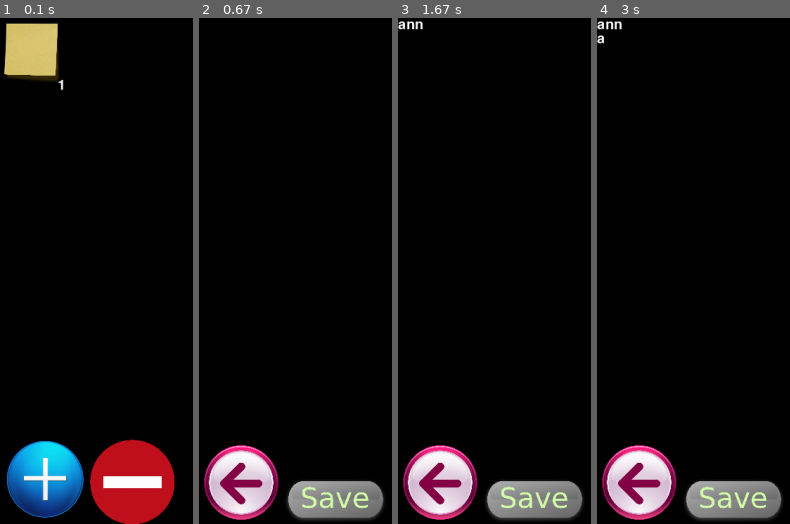
Above: before the commit, frames 1-4 (left to right).
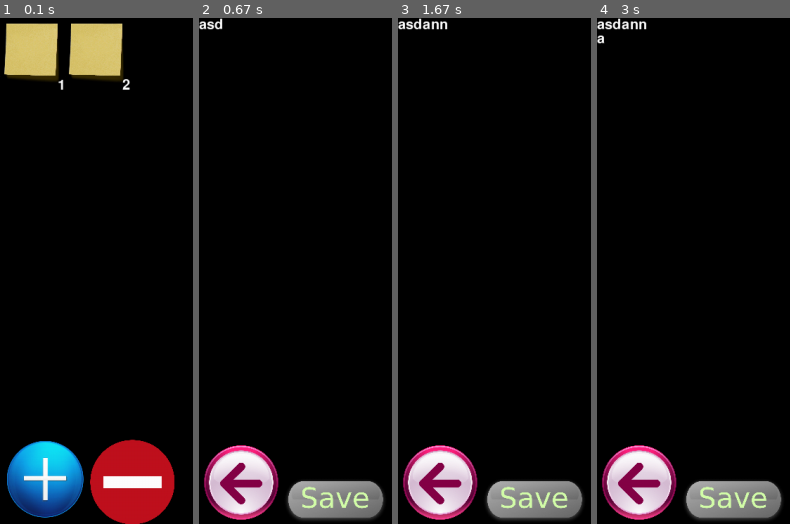
Above: after the commit, the same moments.

Repository: killerzman/pygame-pynotes
Game: pygame game, started from pynotes.py
Same seed, same stepped clock (60 frames per second), same inputs: the game is played once before the commit and once after it.
Inputs (mouse positions are in pixels of both pictures, inside the frame that each line leads up to):
- Up to frame 1 (0.1 s): no input
- Up to frame 2 (0.67 s): click (231, 53) at 0.38 s, where only the run after the commit has a clickable "asd"
- Up to frame 3 (1.67 s): type "a" at 0.67 s; type "n" at 1.03 s; type "n" at 1.4 s
- Up to frame 4 (3 s): tap Enter at 1.8, 2.98 s; type "a" at 2.15 s

The runs differ from the first frame. In frame 1, 3.1% of the frame differs, in the area x 35-68%, y 0-15%; in frame 2, 0.2%; in frame 3, 0.3%; in frame 4, 0.3%.

Commit message:
dirs organizing & checking for good notes

Diff:
--- a/pynotes.py
+++ b/pynotes.py
@@ -1,6 +1,7 @@
 import json
 import datetime
-import os.path
+import os
+import re
 
 import pygame
 import pygame.locals
@@ -23,17 +24,17 @@
 	def from_json(self):
 		self.data = json.loads(self.json)
 
-	def save_to_file(self, number = None):
-		if number:
-			with open(str(number) + '.dat', 'w') as outfile:
+	def save_to_file(self, path = None):
+		if path:
+			with open(str(path) + str(self.number) + '.dat', 'w') as outfile:
 				json.dump(self.json, outfile)
 		else:
 			with open(str(self.number) + '.dat', 'w') as outfile:
 				json.dump(self.json, outfile)
 
-	def load_from_file(self, number = None):
-		if number:
-			with open(str(number) + '.dat') as json_file:
+	def load_from_file(self, path = None):
+		if path:
+			with open(str(path) + '.dat') as json_file:
 				self.json = json.load(json_file)
 		else:
 			with open(str(self.number) + '.dat') as json_file:
@@ -64,18 +65,18 @@
 		self.set_curr_interface()
 
 	def main_interface_init(self):
-		self.images = {"note":Image("postitnote.png",1/6,1/6), "add":Image("plusbutton.png",1/2,1/2), "remove":Image("minusbutton.png",1/5,1/5)}
+		self.images = {"note":Image("_img/postitnote.png",1/6,1/6), "add":Image("_img/plusbutton.png",1/2,1/2), "remove":Image("_img/minusbutton.png",1/5,1/5)}
 
 		self.noteRows = 6
 		self.noteColumns = 6
-		self.noteCurrent = 1
+		self.noteCurrent = notes_check()
 
 	def main_interface(self):
 		self.noteTexts = []
 		self.noteImages = []
 
 		for i in range(self.noteCurrent):
-			self.noteImages.append(Image("postitnote.png",1/6,1/6))
+			self.noteImages.append(Image("_img/postitnote.png",1/6,1/6))
 
 		for i in range(self.noteRows):
 			for j in range(self.noteColumns):
@@ -95,13 +96,13 @@
 		self.windowObject.draw_image(self.images["remove"])
 
 	def note_interface_init(self):
-		self.images = {"back":Image("backbutton.png",1/6,1/6), "save":Image("savebutton.png",1/4,1/4)}
+		self.images = {"back":Image("_img/backbutton.png",1/6,1/6), "save":Image("_img/savebutton.png",1/4,1/4)}
 		self.noteString = ""
 		if self.args:
 			self.noteIndex = self.args[0]
-			if os.path.isfile(str(self.noteIndex) + '.dat'):
+			if os.path.isfile("_notes/" + str(self.noteIndex) + '.dat'):
 				noteobj = NoteObject()
-				noteobj.load_from_file(self.noteIndex)
+				noteobj.load_from_file("_notes/" + str(self.noteIndex))
 				noteobj.from_json()
 				self.noteString = noteobj.data['text']
 			self.args = None
@@ -219,10 +220,32 @@
 def update_all():
 	pygame.display.flip()
 
+def notes_check():
+	path = "_notes/"
+	filesList = os.listdir(path)
+	jsonList = []
+	goodNotes = 0
+	for f in filesList:
+		if re.search("^\d+.dat", f):
+			with open(path + f) as json_file:
+				try:
+					jsonF = json.load(json_file)
+					jsonList.append(jsonF)
+				except ValueError:
+					pass
+	for j in jsonList:
+		try:
+			jUnpak = json.loads(j)
+			if len(jUnpak) == len(NoteObject.attributes) and all(jUnpak[attr] for attr in NoteObject.attributes) and all(attr for attr in NoteObject.attributes):
+				goodNotes += 1
+		except:
+			pass
+	return goodNotes
+
 def main():
 	running = init()
 	if running:
-		window = Window()
+		window = Window(windowResizable = False)
 
 		mainInterface = Interface(window, "main_interface")
 		mainInterface.init_draw()
@@ -265,7 +288,7 @@
 						if noteInterface.images["save"].collide_point(event.pos):
 							noteobj = NoteObject(noteInterface.noteIndex, noteInterface.noteString, str(datetime.datetime.now()))
 							noteobj.to_json()
-							noteobj.save_to_file()
+							noteobj.save_to_file("_notes/")
 							print("save")
 					elif event.type == pygame.KEYDOWN:
 						window.fill()
Renamed: backbutton.png -> _img/backbutton.png
Renamed: minusbutton.png -> _img/minusbutton.png
Renamed: plusbutton.png -> _img/plusbutton.png
Renamed: postitnote.png -> _img/postitnote.png
Renamed: savebutton.png -> _img/savebutton.png
Not shown, added: _notes/1.dat
Not shown, added: _notes/2.dat
